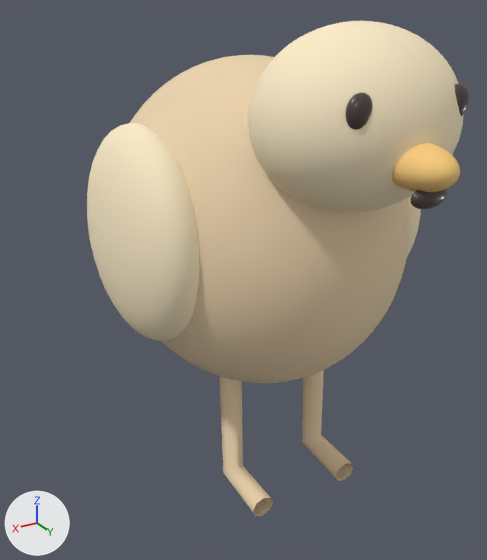
A saved change to the glTF model public/models/candidates/species/chicken.glb.
Rendered twice from a 50 mm camera at (1.256, 1.877, 1.832) aimed at (0.067, -0.106, 0.841). Every picture has the same lights, and +X, +Y and +Z are marked at lower left. The picture after the commit comes second. Vertices at exactly the same position are counted once.

The older version as bpy lines, for what is in view:
```python
ob_anatomical_chicken_torso = bpy.data.objects.new('Anatomical chicken torso', me_sphere_048)
ob_anatomical_chicken_torso.location = (0.0, 0.0, 0.0)
ob_chicken_curved_beak = bpy.data.objects.new('chicken curved beak', me_sphere_055)
ob_chicken_curved_beak.location = (0.0, 0.0, 0.0)
ob_chicken_eating_mouth = bpy.data.objects.new('chicken eating mouth', me_sphere_052)
ob_chicken_eating_mouth.location = (0.0, 0.0, 0.0)
ob_chicken_left_living_eye = bpy.data.objects.new('chicken left living eye', me_sphere_050)
ob_chicken_left_living_eye.location = (0.0, 0.0, 0.0)
ob_chicken_shin_1 = bpy.data.objects.new('chicken shin 1', me_chicken_shin_1)
ob_chicken_shin_1.location = (0.0, 0.0, 0.0)
ob_chicken_wing_1 = bpy.data.objects.new('chicken wing 1', me_sphere_054)
ob_chicken_wing_1.location = (0.0, 0.0, 0.0)
ob_chicken_wing__1 = bpy.data.objects.new('chicken wing -1', me_sphere_053)
ob_chicken_wing__1.location = (0.0, 0.0, 0.0)
ob_skinned_chicken_skull = bpy.data.objects.new('Skinned chicken skull', me_sphere_049)
ob_skinned_chicken_skull.location = (0.0, 0.0, 0.0)
# also in view: 'chicken right living eye' at (0.164, 0.601, 1.562); 'chicken shin -1' at (-0.19, 0.1, 0.394)
```
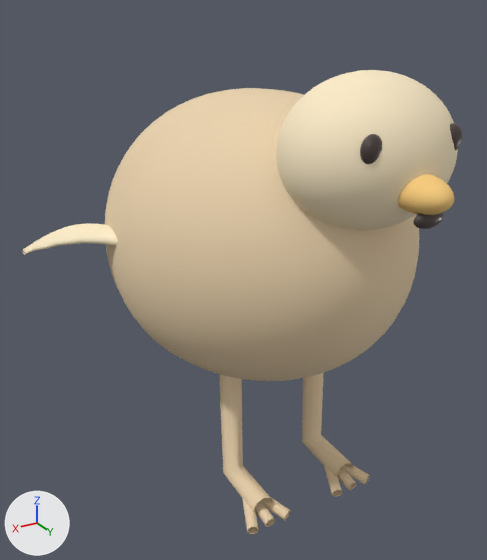
What differs and where, as boxes [x1, y1, x2, y2] in the pictures (487 x 560 px):
'Anatomical chicken torso', reshaped (12% wider, 11% shorter): before [130, 55, 409, 383]; after [105, 88, 419, 381]
'Skinned chicken skull', moved, rescaled (16% narrower, 16% shorter): before [248, 21, 464, 212]; after [276, 70, 458, 230]
'chicken wing 1', deleted (beige): before [87, 123, 200, 341]
'chicken curved beak', moved, rescaled (17% narrower, 16% shorter): before [392, 143, 460, 192]; after [398, 174, 454, 215]
'chicken continuous feathered wing right', added (beige): after [22, 223, 118, 254]
'chicken eating mouth', moved, rescaled (18% narrower, 19% shorter): before [410, 189, 448, 209]; after [413, 213, 444, 229]
'chicken left living eye', moved, rescaled (12% narrower, 18% shorter): before [455, 83, 470, 116]; after [450, 123, 463, 150]
'chicken wing -1', deleted (beige): before [407, 196, 421, 257]
'chicken toe 1 1', added: after [242, 498, 259, 534]
'chicken toe 1 -1', added: after [262, 498, 291, 520]
'chicken toe 1 0', added: after [255, 500, 275, 527]
'chicken toe -1 1', added: after [323, 464, 342, 497]
'chicken toe -1 -1', added: after [342, 464, 370, 485]
'chicken toe -1 0', added: after [337, 467, 356, 490]

The change, as a list of edits to the scene's bpy script:
```text
Change me_sphere_048:
    remove me_sphere_048.from_pydata(...)  # 1490 vertices, 2976 faces; spans x -0.52..0.52, y -0.78..0.46, z 0.45..1.63
    add me_sphere_048.from_pydata(...)  # 1490 vertices, 2976 faces; spans x -0.53..0.53, y -0.87..0.55, z 0.459..1.524
    me_sphere_048 part 1: 1490 of 1490 vertices moved; they spanned x -0.52..0.52, y -0.78..0.46, z 0.45..1.63 and now span x -0.53..0.53, y -0.87..0.55, z 0.459..1.524; mean shift (0.0, 0.0, -0.043)
Change me_sphere_055:
    remove me_sphere_055.from_pydata(...)  # 610 vertices, 1216 faces; spans x -0.077..0.077, y 0.521..0.769, z 1.357..1.481
    add me_sphere_055.from_pydata(...)  # 610 vertices, 1216 faces; spans x -0.065..0.065, y 0.557..0.764, z 1.3..1.404
    me_sphere_055 part 2: the whole mesh is scaled about its middle by 0.839, then moved by (0.0, 0.016, -0.067)
Change me_sphere_052:
    remove me_sphere_052.from_pydata(...)  # 222 vertices, 440 faces; spans x -0.062..0.062, y 0.6789..0.7161, z 1.3202..1.3822
    add me_sphere_052.from_pydata(...)  # 222 vertices, 440 faces; spans x -0.052..0.052, y 0.6891..0.7203, z 1.2692..1.3212
    me_sphere_052 part 3: the whole mesh is scaled about its middle by 0.839, then moved by (0.0, 0.0072, -0.056)
Change me_sphere_050:
    remove me_sphere_050.from_pydata(...)  # 362 vertices, 720 faces; spans x -0.2046..-0.124, y 0.5782..0.6247, z 1.5155..1.6085
    add me_sphere_050.from_pydata(...)  # 362 vertices, 720 faces; spans x -0.1716..-0.104, y 0.6046..0.6436, z 1.433..1.511
    me_sphere_050 part 4: the whole mesh is scaled about its middle by 0.839, then moved by (0.0265, 0.0227, -0.09)
Change me_sphere_049:
    remove me_sphere_049.from_pydata(...)  # 1490 vertices, 2976 faces; spans x -0.31..0.31, y 0.118..0.663, z 1.243..1.757
    add me_sphere_049.from_pydata(...)  # 1490 vertices, 2976 faces; spans x -0.26..0.26, y 0.218..0.676, z 1.204..1.636
    me_sphere_049 part 5: the whole mesh is scaled about its middle by 0.839, then moved by (0.0, 0.057, -0.08)
Remove ob_chicken_wing__1:
    ob_chicken_wing__1 = bpy.data.objects.new('chicken wing -1', me_sphere_053)
Remove ob_chicken_wing_1:
    ob_chicken_wing_1 = bpy.data.objects.new('chicken wing 1', me_sphere_054)
Add ob_chicken_toe_1_1:
    ob_chicken_toe_1_1 = bpy.data.objects.new('chicken toe 1 1', me_chicken_toe_1_1)  # 16 vertices, 16 faces; spans x 0.171..0.284, y 0.111..0.299, z 0.034..0.111; in mat_chicken_coat (beige #ebd3ad)
    ob_chicken_toe_1_1.location = (0.0, 0.0, 0.0)
Add ob_chicken_toe_1_0:
    ob_chicken_toe_1_0 = bpy.data.objects.new('chicken toe 1 0', me_chicken_toe_1_0)  # 16 vertices, 16 faces; spans x 0.169..0.211, y 0.116..0.294, z 0.034..0.111; in mat_chicken_coat (beige #ebd3ad)
    ob_chicken_toe_1_0.location = (0.0, 0.0, 0.0)
Add ob_chicken_toe_1__1:
    ob_chicken_toe_1__1 = bpy.data.objects.new('chicken toe 1 -1', me_chicken_toe_1__1)  # 16 vertices, 16 faces; spans x 0.096..0.209, y 0.111..0.299, z 0.034..0.111; in mat_chicken_coat (beige #ebd3ad)
    ob_chicken_toe_1__1.location = (0.0, 0.0, 0.0)
Add ob_chicken_toe__1_1:
    ob_chicken_toe__1_1 = bpy.data.objects.new('chicken toe -1 1', me_chicken_toe__1_1)  # 16 vertices, 16 faces; spans x -0.209..-0.096, y 0.111..0.299, z 0.034..0.111; in mat_chicken_coat (beige #ebd3ad)
    ob_chicken_toe__1_1.location = (0.0, 0.0, 0.0)
Add ob_chicken_toe__1_0:
    ob_chicken_toe__1_0 = bpy.data.objects.new('chicken toe -1 0', me_chicken_toe__1_0)  # 16 vertices, 16 faces; spans x -0.211..-0.169, y 0.116..0.294, z 0.034..0.111; in mat_chicken_coat (beige #ebd3ad)
    ob_chicken_toe__1_0.location = (0.0, 0.0, 0.0)
Add ob_chicken_toe__1__1:
    ob_chicken_toe__1__1 = bpy.data.objects.new('chicken toe -1 -1', me_chicken_toe__1__1)  # 16 vertices, 16 faces; spans x -0.284..-0.171, y 0.111..0.299, z 0.034..0.111; in mat_chicken_coat (beige #ebd3ad)
    ob_chicken_toe__1__1.location = (0.0, 0.0, 0.0)
Add ob_chicken_continuous_feathered_wing_right:
    ob_chicken_continuous_feathered_wing_right = bpy.data.objects.new('chicken continuous feathered wing right', me_chicken_continuous_feathered_wing_right_sculpted_geometry)  # 336 vertices, 668 faces; spans x 0.387..0.743, y -0.597..0.017, z 0.922..1.082; in mat_chicken_pale_markings (beige #fdecc8)
    ob_chicken_continuous_feathered_wing_right.location = (0.0, 0.0, 0.0)
```
